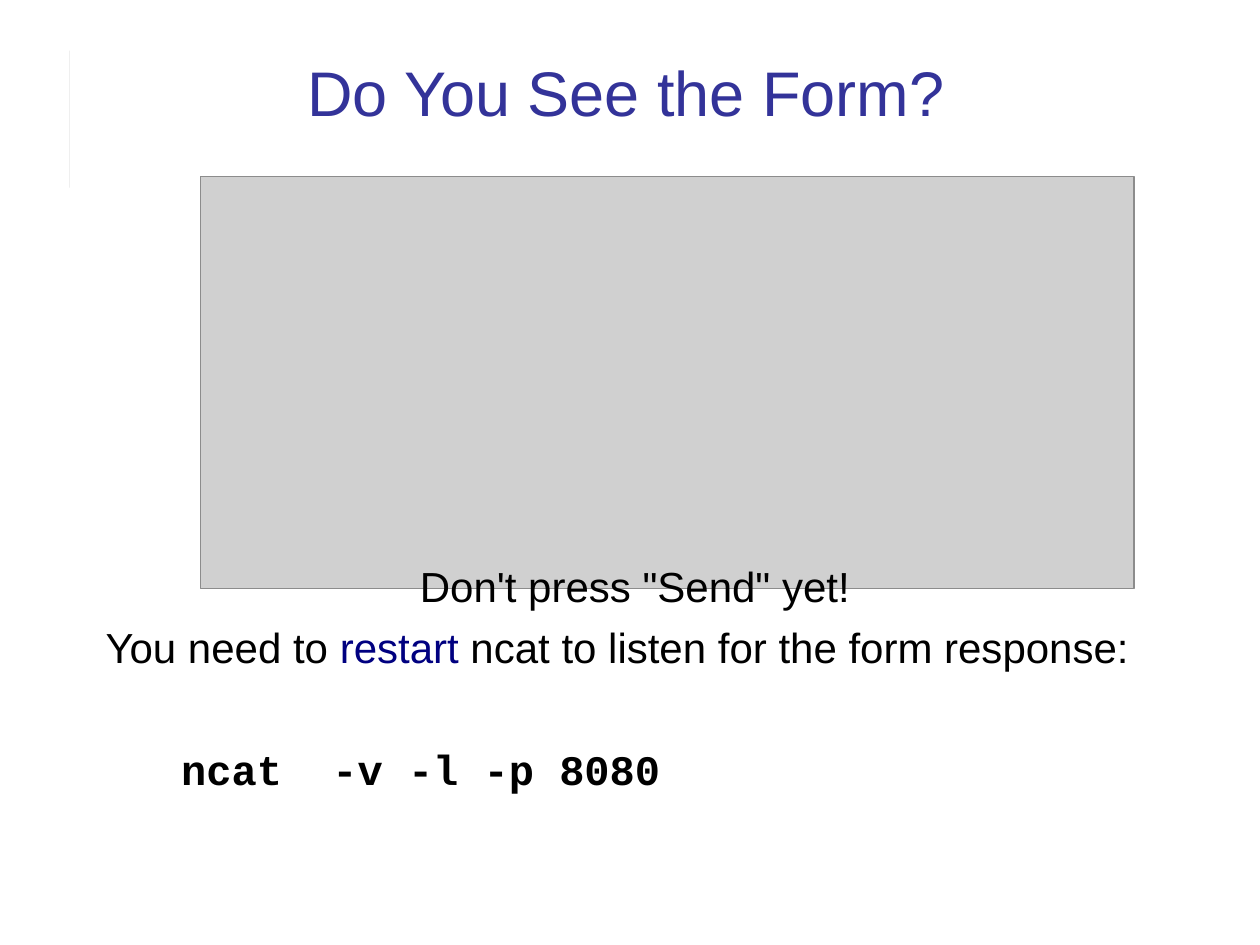
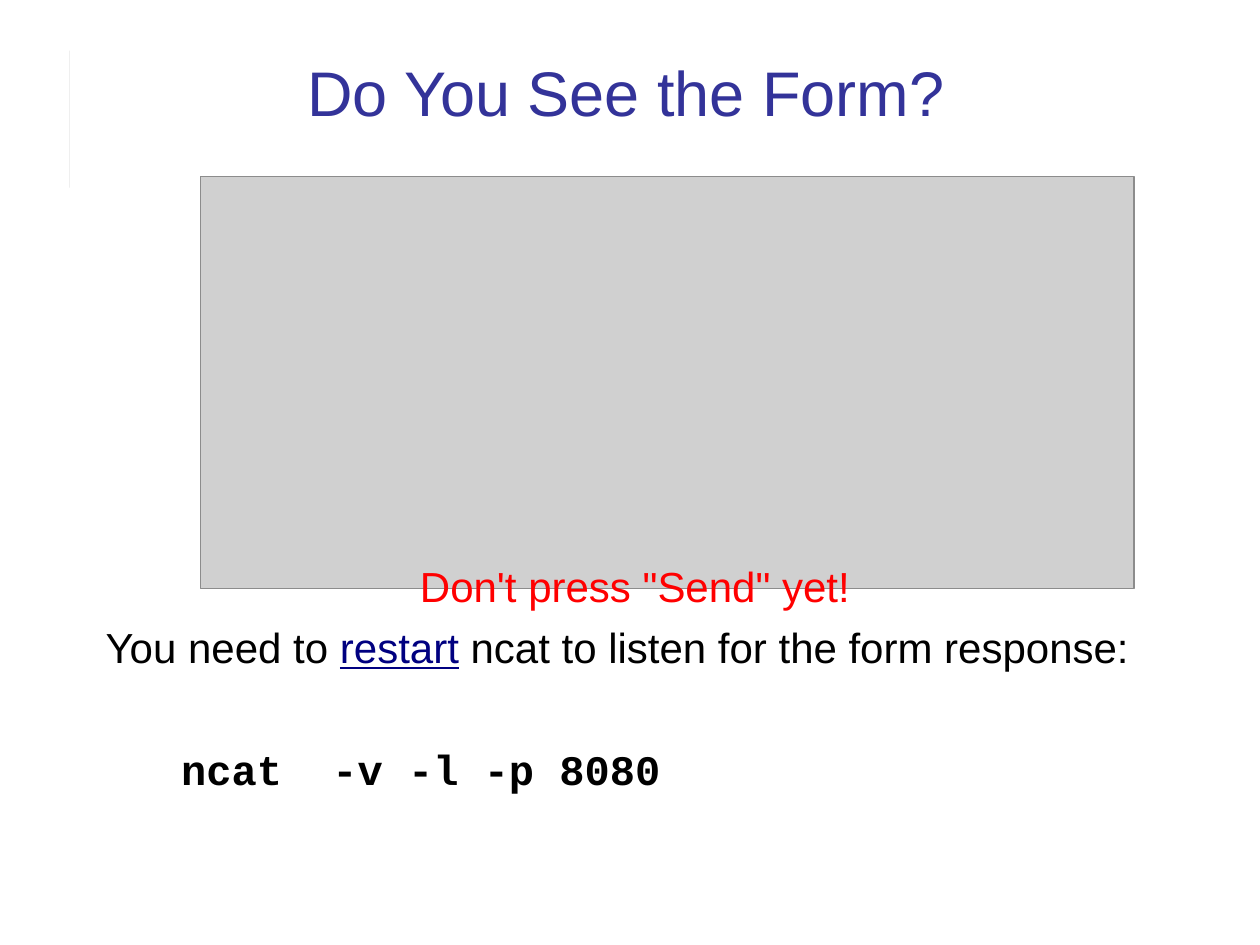
Before and after one commit to cpske/ISP, a slide deck: slide 11 of web/HTTP-in-Action.pptx. Drawn at 1260x945 pixels with LibreOffice and Linux fonts; fonts in the diff are those of the drawing; grey boxes stand for pictures. Boxes give left, top, right and bottom in pixels: in the first picture for what was removed or moved away, otherwise in the second. Text is boxed around its words. In the diff, an @@ line names an element or a change of style, - is before the commit and + after.

```diff
--- a/web/HTTP-in-Action.pptx
+++ b/web/HTTP-in-Action.pptx
@@ text "Don't press "Send" yet!" at <box>106,569,1128,794</box>: text colour #000000 to #FF0000 in "Don't press "Send" yet!"; underline on in "restart" @@
```
Also in this commit, not shown: 12 other slides changed, 2 slides added, 1 other file.
